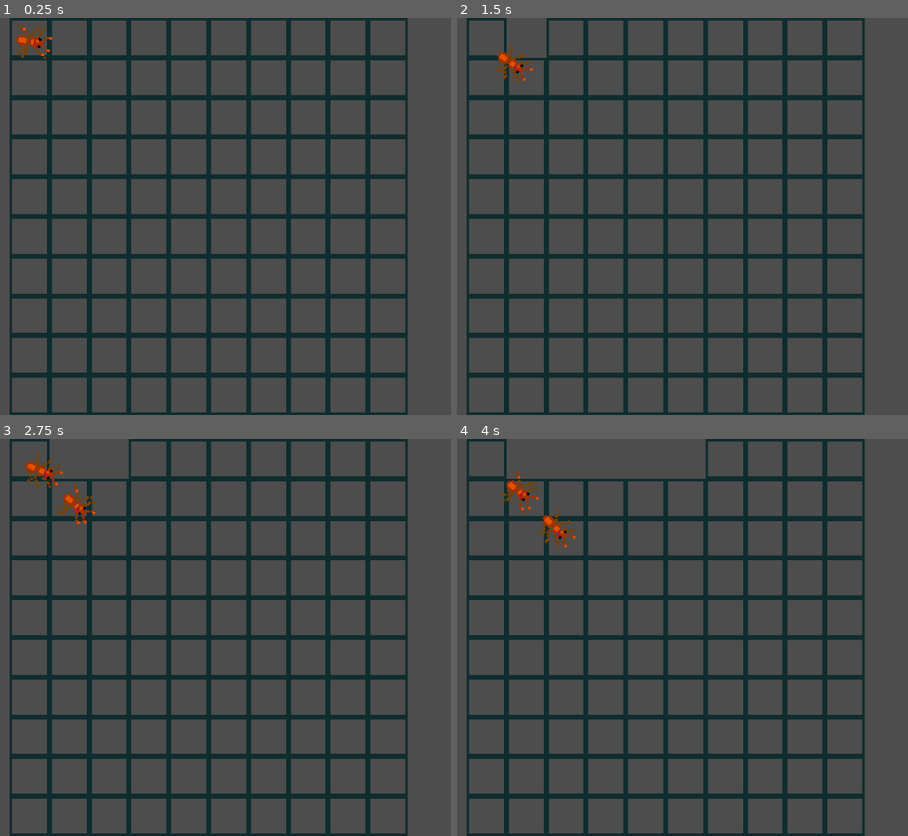
Above: before the commit, frames 1-4 (two rows, left to right).
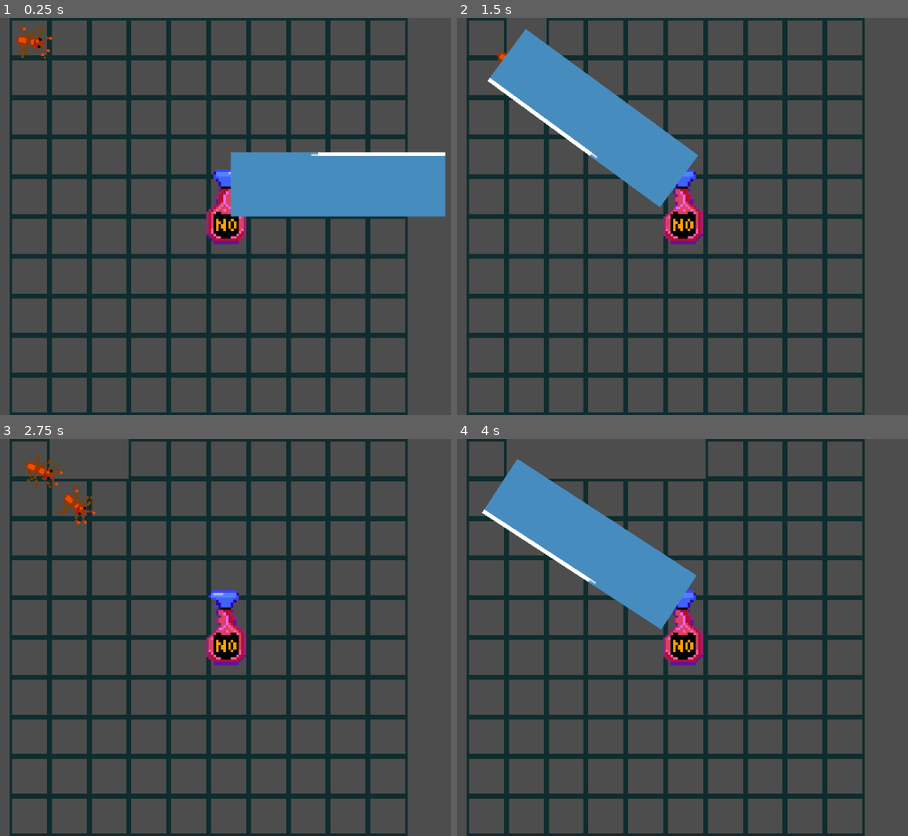
Above: after the commit, the same moments.

Repository: pmaitland/GGJ2026
Game: Godot game, scene res://scenes/main.tscn
Two runs of this game, one before a commit and one after it. Both use one fixed random seed, a clock stepped at 60 frames per second and the inputs below. The engine's default icon, where the game draws it, is replaced by a stand-in: a white triangle on a blue panel in a dark square.
Inputs (mouse positions are in pixels of both pictures, inside the frame that each line leads up to):
- Up to frame 1 (0.25 s): no input
- Up to frame 2 (1.5 s): move the mouse to (488, 37) at 0.52 s; click (488, 37) at 0.67 s; move the mouse to (524, 37) at 1.27 s; click (524, 37) at 1.42 s
- Up to frame 3 (2.75 s): move the mouse to (108, 458) at 2.02 s; click (108, 458) at 2.17 s
- Up to frame 4 (4 s): move the mouse to (605, 458) at 2.77 s; click (605, 458) at 2.92 s; move the mouse to (687, 458) at 3.52 s; click (687, 458) at 3.67 s

The runs differ from the first frame. In frame 1, 8.8% of the frame differs, in the area x 45-99%, y 33-58%; in frame 2, 8.9%; in frame 3, 1.2%; in frame 4, 8.9%, in the area x 5-55%, y 5-58%.

Commit message:
tower kill ant

Diff:
--- a/mask/scenes/main.tscn
+++ b/mask/scenes/main.tscn
@@ -1,7 +1,8 @@
 [gd_scene format=3 uid="uid://b1h6x3saqvosb"]
 
-[ext_resource type="PackedScene" uid="uid://4chjb2atieiw" path="res://scenes/grid.tscn" id="1_0wfyh"]
-[ext_resource type="Script" uid="uid://ulmohv3g86x2" path="res://scripts/camera.gd" id="3_sugp2"]
+[ext_resource type="PackedScene" path="res://scenes/grid.tscn" id="1_0wfyh"]
+[ext_resource type="Script" path="res://scripts/camera.gd" id="3_sugp2"]
+[ext_resource type="PackedScene" uid="uid://okvf6s02rpua" path="res://scenes/tower.tscn" id="4_jyhfs"]
 
 [node name="Main" type="Node2D" unique_id=1238660768]
 
@@ -9,3 +10,6 @@
 
 [node name="Camera2D" type="Camera2D" parent="." unique_id=916026731]
 script = ExtResource("3_sugp2")
+
+[node name="Tower" parent="." unique_id=1362576494 instance=ExtResource("4_jyhfs")]
+position = Vector2(79, 75)
--- /dev/null
+++ b/mask/scenes/tower.tscn
@@ -0,0 +1,221 @@
+[gd_scene format=3 uid="uid://okvf6s02rpua"]
+
+[ext_resource type="Script" uid="uid://b1in7qctumvij" path="res://scripts/tower.gd" id="1_2x682"]
+[ext_resource type="Texture2D" uid="uid://cnfytrl0jhugb" path="res://icon.svg" id="2_ay4al"]
+[ext_resource type="Texture2D" uid="uid://da3qrus8fu38" path="res://sprites/spray/spray-forward-Sheet.png" id="2_jfguu"]
+[ext_resource type="Texture2D" uid="uid://cw18i72lb2woh" path="res://sprites/spray/spray-left-Sheet.png" id="3_85u2j"]
+[ext_resource type="Texture2D" uid="uid://kwbeqyvbny47" path="res://sprites/spray/spray-right-Sheet.png" id="4_xl0gn"]
+[ext_resource type="Texture2D" uid="uid://dp72w778pegtg" path="res://sprites/spray/spray-backwards-Sheet.png" id="5_vqps3"]
+[ext_resource type="Texture2D" uid="uid://cb6y1f2ti3a66" path="res://sprites/basic_ant.png" id="7_xl0gn"]
+
+[sub_resource type="AtlasTexture" id="AtlasTexture_qfw7u"]
+atlas = ExtResource("2_jfguu")
+region = Rect2(0, 0, 16, 32)
+
+[sub_resource type="AtlasTexture" id="AtlasTexture_p8022"]
+atlas = ExtResource("2_jfguu")
+region = Rect2(16, 0, 16, 32)
+
+[sub_resource type="AtlasTexture" id="AtlasTexture_olwqo"]
+atlas = ExtResource("2_jfguu")
+region = Rect2(32, 0, 16, 32)
+
+[sub_resource type="AtlasTexture" id="AtlasTexture_5w3wq"]
+atlas = ExtResource("2_jfguu")
+region = Rect2(48, 0, 16, 32)
+
+[sub_resource type="AtlasTexture" id="AtlasTexture_k4j06"]
+atlas = ExtResource("2_jfguu")
+region = Rect2(64, 0, 16, 32)
+
+[sub_resource type="AtlasTexture" id="AtlasTexture_i2ndj"]
+atlas = ExtResource("2_jfguu")
+region = Rect2(80, 0, 16, 32)
+
+[sub_resource type="AtlasTexture" id="AtlasTexture_2vbvo"]
+atlas = ExtResource("3_85u2j")
+region = Rect2(0, 0, 16, 32)
+
+[sub_resource type="AtlasTexture" id="AtlasTexture_64n81"]
+atlas = ExtResource("3_85u2j")
+region = Rect2(16, 0, 16, 32)
+
+[sub_resource type="AtlasTexture" id="AtlasTexture_kw3tj"]
+atlas = ExtResource("3_85u2j")
+region = Rect2(32, 0, 16, 32)
+
+[sub_resource type="AtlasTexture" id="AtlasTexture_k6fnl"]
+atlas = ExtResource("3_85u2j")
+region = Rect2(48, 0, 16, 32)
+
+[sub_resource type="AtlasTexture" id="AtlasTexture_3hems"]
+atlas = ExtResource("3_85u2j")
+region = Rect2(64, 0, 16, 32)
+
+[sub_resource type="AtlasTexture" id="AtlasTexture_xxmqw"]
+atlas = ExtResource("3_85u2j")
+region = Rect2(80, 0, 16, 32)
+
+[sub_resource type="AtlasTexture" id="AtlasTexture_xh8a6"]
+atlas = ExtResource("4_xl0gn")
+region = Rect2(0, 0, 16, 32)
+
+[sub_resource type="AtlasTexture" id="AtlasTexture_v1bxd"]
+atlas = ExtResource("4_xl0gn")
+region = Rect2(16, 0, 16, 32)
+
+[sub_resource type="AtlasTexture" id="AtlasTexture_cjdug"]
+atlas = ExtResource("4_xl0gn")
+region = Rect2(32, 0, 16, 32)
+
+[sub_resource type="AtlasTexture" id="AtlasTexture_dyfdg"]
+atlas = ExtResource("4_xl0gn")
+region = Rect2(48, 0, 16, 32)
+
+[sub_resource type="AtlasTexture" id="AtlasTexture_0mydw"]
+atlas = ExtResource("4_xl0gn")
+region = Rect2(64, 0, 16, 32)
+
+[sub_resource type="AtlasTexture" id="AtlasTexture_5w5c7"]
+atlas = ExtResource("4_xl0gn")
+region = Rect2(80, 0, 16, 32)
+
+[sub_resource type="AtlasTexture" id="AtlasTexture_5cf1d"]
+atlas = ExtResource("5_vqps3")
+region = Rect2(0, 0, 16, 32)
+
+[sub_resource type="SpriteFrames" id="SpriteFrames_dk8x1"]
+animations = [{
+"frames": [{
+"duration": 1.0,
+"texture": SubResource("AtlasTexture_qfw7u")
+}, {
+"duration": 1.0,
+"texture": SubResource("AtlasTexture_p8022")
+}, {
+"duration": 1.0,
+"texture": SubResource("AtlasTexture_olwqo")
+}, {
+"duration": 1.0,
+"texture": SubResource("AtlasTexture_5w3wq")
+}, {
+"duration": 1.0,
+"texture": SubResource("AtlasTexture_k4j06")
+}, {
+"duration": 1.0,
+"texture": SubResource("AtlasTexture_i2ndj")
+}],
+"loop": false,
+"name": &"down",
+"speed": 6.0
+}, {
+"frames": [{
+"duration": 1.0,
+"texture": SubResource("AtlasTexture_2vbvo")
+}, {
+"duration": 1.0,
+"texture": SubResource("AtlasTexture_64n81")
+}, {
+"duration": 1.0,
+"texture": SubResource("AtlasTexture_kw3tj")
+}, {
+"duration": 1.0,
+"texture": SubResource("AtlasTexture_k6fnl")
+}, {
+"duration": 1.0,
+"texture": SubResource("AtlasTexture_3hems")
+}, {
+"duration": 1.0,
+"texture": SubResource("AtlasTexture_xxmqw")
+}],
+"loop": false,
+"name": &"left",
+"speed": 6.0
+}, {
+"frames": [{
+"duration": 1.0,
+"texture": SubResource("AtlasTexture_xh8a6")
+}, {
+"duration": 1.0,
+"texture": SubResource("AtlasTexture_v1bxd")
+}, {
+"duration": 1.0,
+"texture": SubResource("AtlasTexture_cjdug")
+}, {
+"duration": 1.0,
+"texture": SubResource("AtlasTexture_dyfdg")
+}, {
+"duration": 1.0,
+"texture": SubResource("AtlasTexture_0mydw")
+}, {
+"duration": 1.0,
+"texture": SubResource("AtlasTexture_5w5c7")
+}],
+"loop": false,
+"name": &"right",
+"speed": 6.0
+}, {
+"frames": [{
+"duration": 1.0,
+"texture": SubResource("AtlasTexture_5cf1d")
+}],
+"loop": false,
+"name": &"up",
+"speed": 6.0
+}]
+
+[sub_resource type="AtlasTexture" id="AtlasTexture_85u2j"]
+atlas = ExtResource("2_ay4al")
+region = Rect2(32, 64, 32, 32)
+
+[sub_resource type="AtlasTexture" id="AtlasTexture_vqps3"]
+atlas = ExtResource("7_xl0gn")
+region = Rect2(30, 0, 6, 1)
+
+[sub_resource type="SpriteFrames" id="SpriteFrames_xl0gn"]
+animations = [{
+"frames": [{
+"duration": 1.0,
+"texture": SubResource("AtlasTexture_85u2j")
+}, {
+"duration": 1.0,
+"texture": SubResource("AtlasTexture_vqps3")
+}],
+"loop": false,
+"name": &"default",
+"speed": 1.0
+}]
+
+[sub_resource type="CapsuleShape2D" id="CapsuleShape2D_jfguu"]
+
+[sub_resource type="CircleShape2D" id="CircleShape2D_85u2j"]
+
+[node name="Tower" type="Node2D" unique_id=1362576494]
+script = ExtResource("1_2x682")
+
+[node name="AnimatedSprite2D" type="AnimatedSprite2D" parent="." unique_id=1526817824]
+position = Vector2(0, -8)
+sprite_frames = SubResource("SpriteFrames_dk8x1")
+animation = &"right"
+
+[node name="Attack" type="Node2D" parent="." unique_id=1768136673]
+position = Vector2(0, -16)
+
+[node name="AnimatedSprite2D" type="AnimatedSprite2D" parent="Attack" unique_id=2105923792]
+position = Vector2(45, 0)
+scale = Vector2(2.6875, 0.8125)
+sprite_frames = SubResource("SpriteFrames_xl0gn")
+
+[node name="AttackCast" type="ShapeCast2D" parent="Attack" unique_id=665831652]
+position = Vector2(10, 0)
+shape = SubResource("CapsuleShape2D_jfguu")
+target_position = Vector2(70, 0)
+
+[node name="RangeCast" type="ShapeCast2D" parent="Attack" unique_id=1994155896]
+scale = Vector2(9, 9)
+shape = SubResource("CircleShape2D_85u2j")
+target_position = Vector2(0, 0)
+
+[node name="AttackCooldown" type="Timer" parent="." unique_id=1345570449]
+wait_time = 2.5
+one_shot = true
--- /dev/null
+++ b/mask/scripts/tower.gd
@@ -0,0 +1,54 @@
+extends Node2D
+
+@onready var attack_node = $Attack
+@onready var range_cast = $Attack/RangeCast
+@onready var attack_cast = $Attack/AttackCast
+@onready var attack_animation = $Attack/AnimatedSprite2D
+@onready var bottle_animation = $AnimatedSprite2D
+@onready var attack_cooldown: Timer = $AttackCooldown
+
+@export var damage: int = 25
+
+var attack_ready = true
+
+
+func _ready() -> void:
+	attack_cooldown.timeout.connect(_on_attack_cooldown_timeout)
+
+
+func _physics_process(delta: float) -> void:
+	if attack_ready:
+		_attack()
+
+
+func _attack() -> void:
+	if not _is_ant_in_range():
+		return
+
+	attack_ready = false
+	attack_cooldown.start()
+	_target_ant()
+	attack_animation.play()
+
+	for i in attack_cast.get_collision_count():
+		var ant = attack_cast.get_collider(i) as Ant
+		ant.apply_damage(damage)
+
+
+func _target_ant() -> void:
+	attack_node.look_at(range_cast.get_collider(0).position)
+
+	var idx = posmod(round(snapped(attack_node.rotation_degrees, 90) / 90), 4)
+	match idx:
+		0: bottle_animation.play("right")
+		1: bottle_animation.play("down")
+		2: bottle_animation.play("left")
+		3: bottle_animation.play("up")
+
+
+func _is_ant_in_range() -> bool:
+	return range_cast.is_colliding()
+
+
+func _on_attack_cooldown_timeout() -> void:
+	attack_ready = true
Not shown, added: mask/scripts/tower.gd.uid
Not shown: 1 places in mask/sprites/basic_ant.tres that only renumber resources
